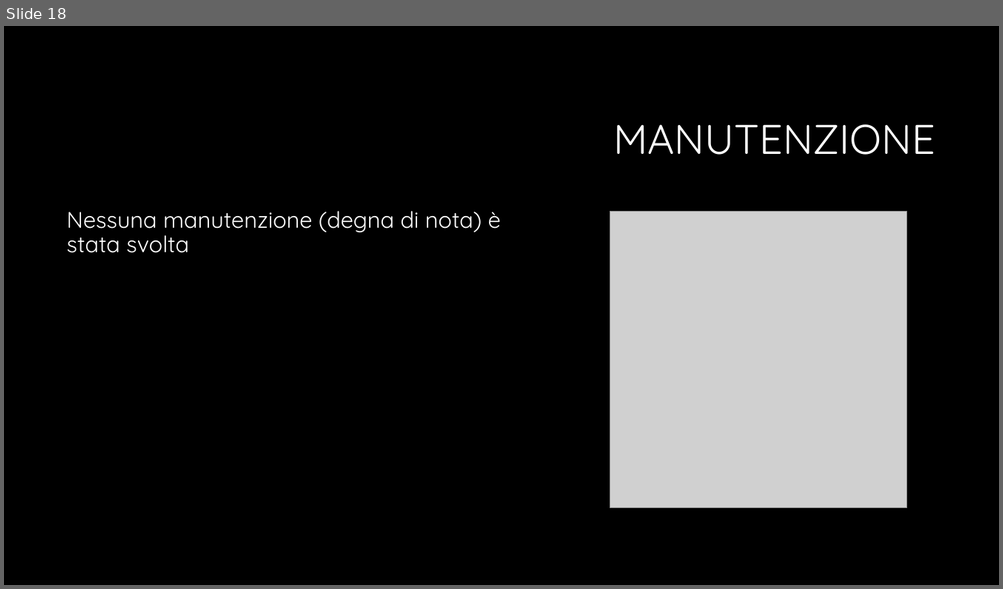
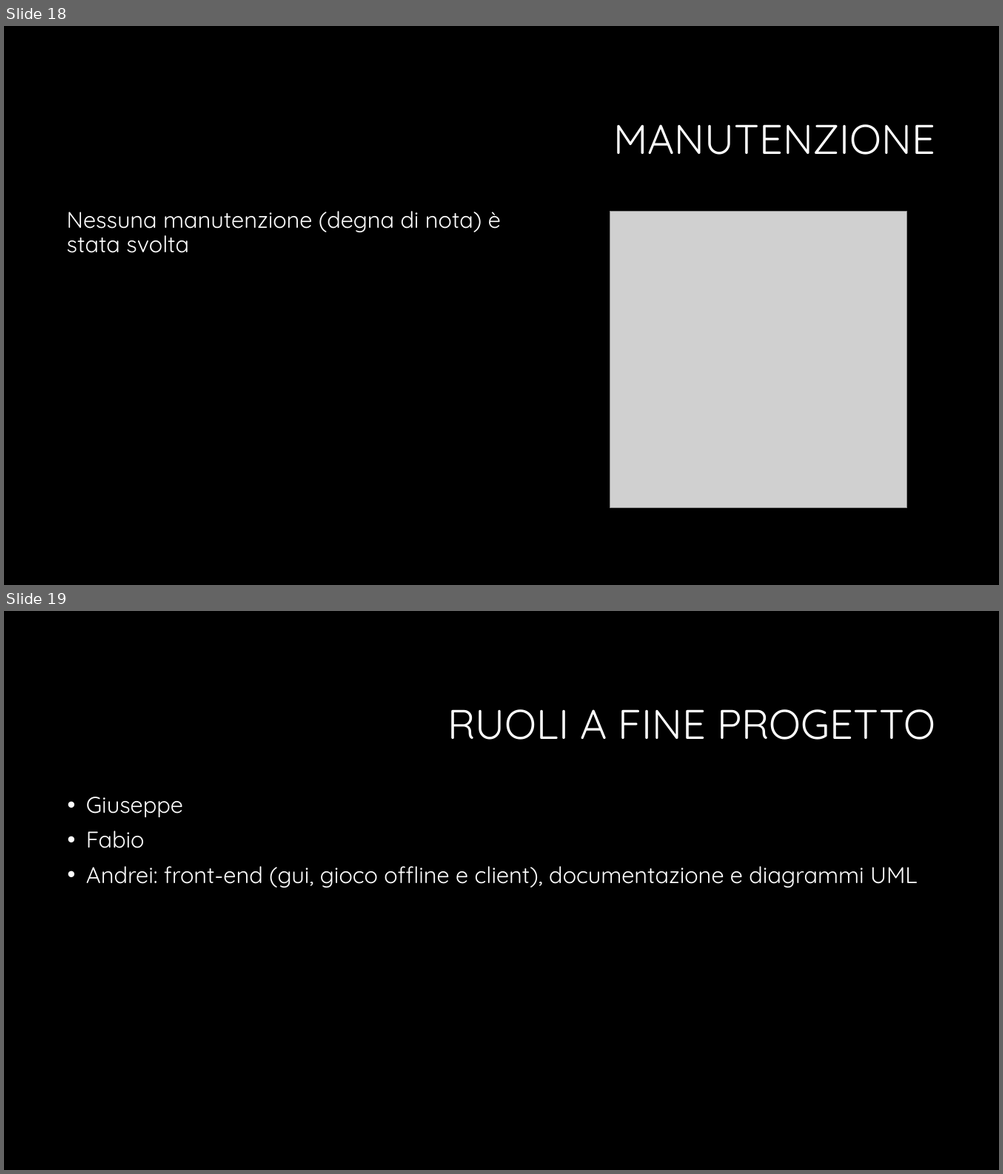
Before and after one commit to Andrei-Soava/Uno, a slide deck: documentazione/ONE_presentazione.pptx. Shown one above the other, each under a label of ours: slide 18 before the commit, slides 18 and 19 after it. The pictures are 1003x589 and 1003x1174 pixels, drawn with LibreOffice and Linux fonts; fonts in the diff are those of the drawing; grey boxes stand for pictures; background and template pictures are left out. Boxes give left, top, right and bottom in pixels: in the first picture for what was removed or moved away, otherwise in the second. Text is boxed around its words. In the diff, an @@ line names an element or a change of style, - is before the commit and + after.

Commit message:
Sezioni ruoli a fine progetto dentro docuemento 1 e dentro pptx

```diff
--- a/documentazione/ONE_presentazione.pptx
+++ b/documentazione/ONE_presentazione.pptx
@@ slide 19 added at [4, 611, 999, 1170], background #000000 @@
@@ title added at [448, 709, 935, 740], 40 pt, text #FFFFFF @@
+RUOLI A FINE PROGETTO
@@ text added at [86, 797, 917, 888], 22 pt, text #FFFFFF @@
+• Giuseppe
+• Fabio
+• Andrei: front-end (gui, gioco offline e client), documentazione e diagrammi UML
```
Also in this commit, not shown: 1 other file.
